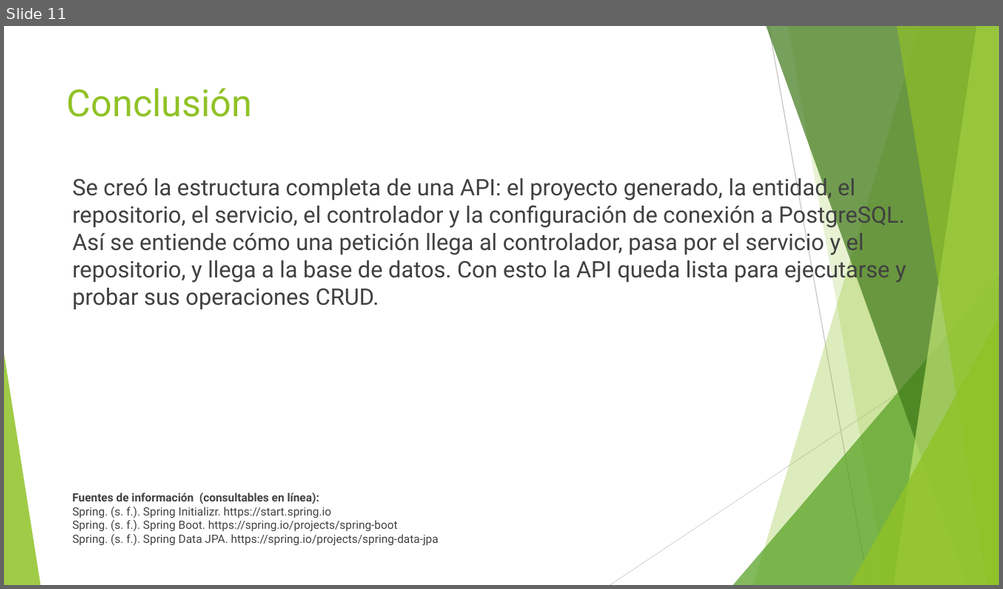
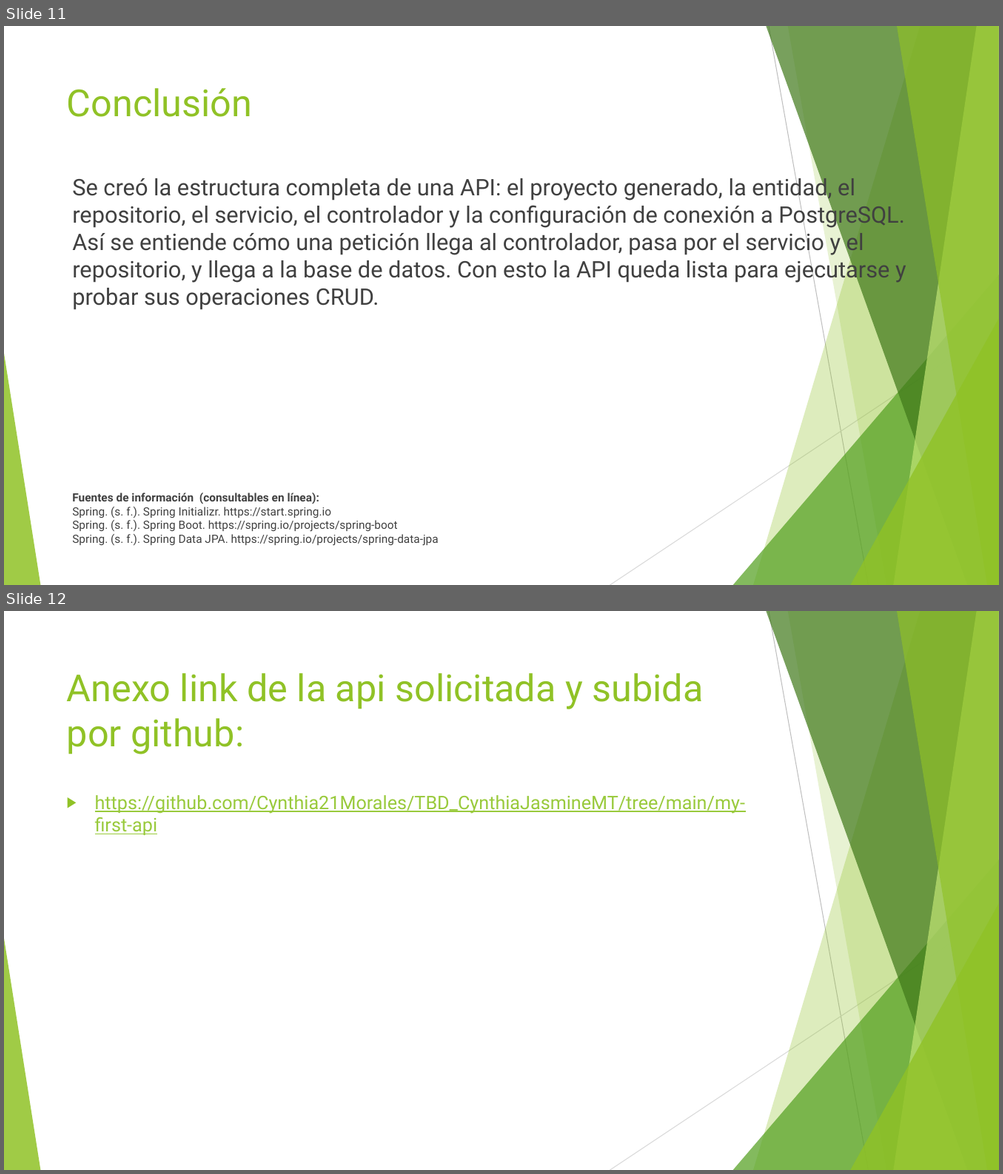
Before and after one commit to Cynthia21Morales/TBD_CynthiaJasmineMT, a slide deck: Actividad 1.2 Reporte de Practica_CynthiaMorales_TBD_7ISCM.pptx. Shown one above the other, each under a label of ours: slide 11 before the commit, slides 11 and 12 after it. The pictures are 1003x589 and 1003x1174 pixels, drawn with LibreOffice and Linux fonts; fonts in the diff are those of the drawing. Boxes give left, top, right and bottom in pixels: in the first picture for what was removed or moved away, otherwise in the second. Text is boxed around its words. In the diff, an @@ line names an element or a change of style, - is before the commit and + after.

Commit message:
Tema 1

```diff
--- a/Actividad 1.2 Reporte de Practica_CynthiaMorales_TBD_7ISCM.pptx
+++ b/Actividad 1.2 Reporte de Practica_CynthiaMorales_TBD_7ISCM.pptx
@@ slide 12 added at (x1=4, y1=611, x2=999, y2=1170), background #FFFFFF; not listed: 10 template elements that a slide beside it also shows @@
@@ title added at (x1=67, y1=673, x2=703, y2=755), 36 pt, text #90C226 @@
+Anexo link de la api solicitada y subida por github:
@@ text added at (x1=95, y1=795, x2=745, y2=835), 18 pt, text #99CA3C, underline @@
+▶ https://github.com/Cynthia21Morales/TBD_CynthiaJasmineMT/tree/main/my-first-api
```
